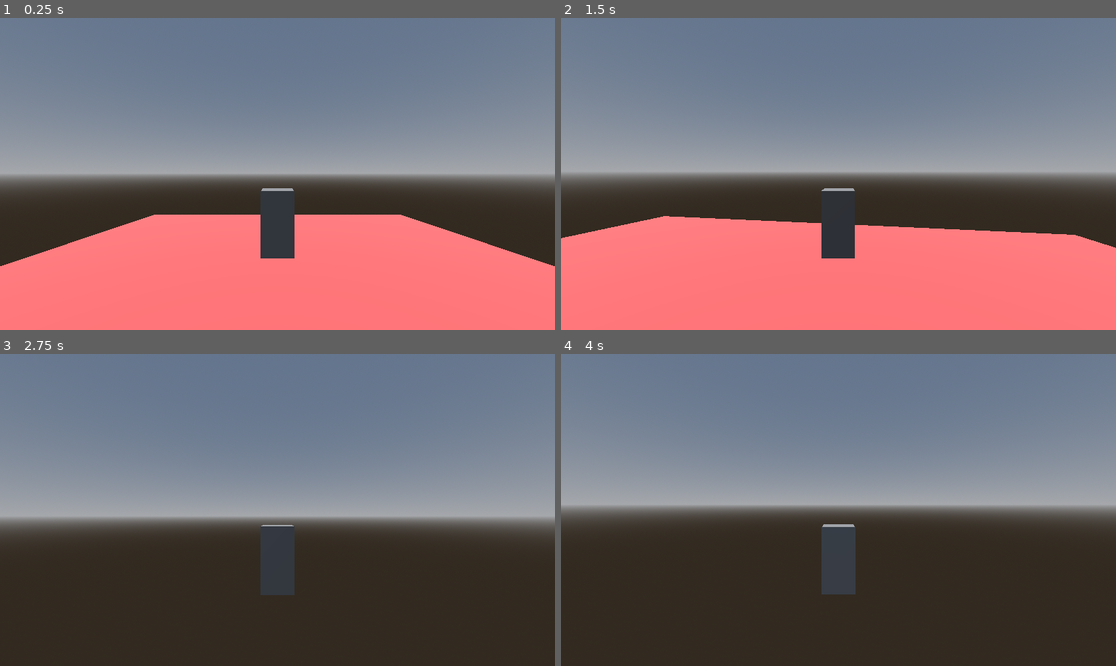
Above: before the commit, frames 1-4 (two rows, left to right).
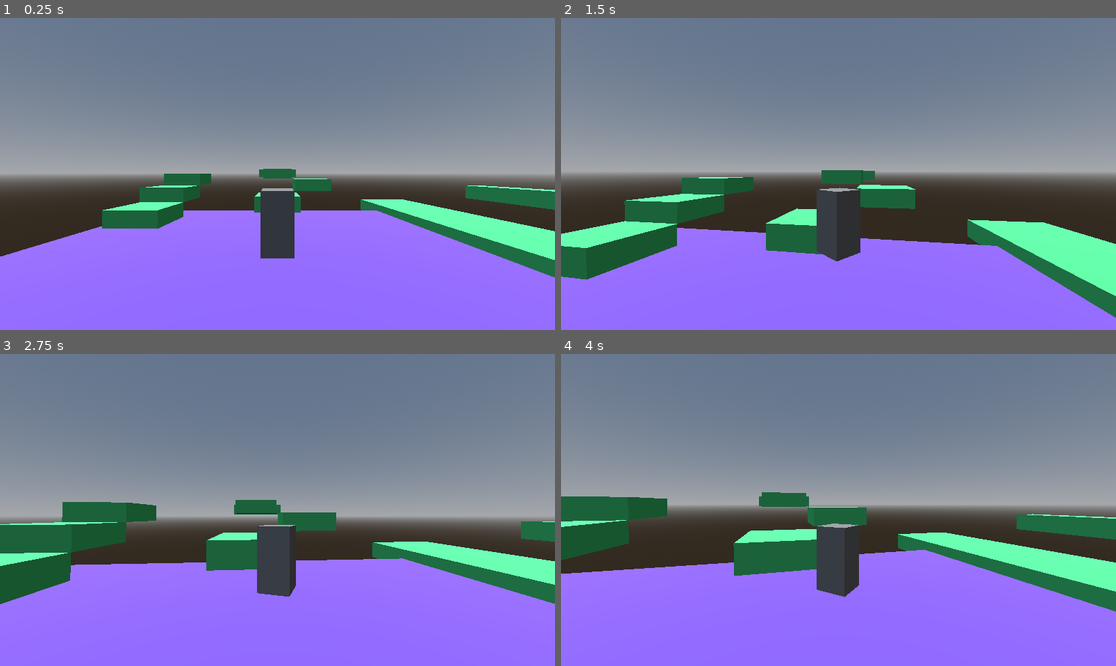
Above: after the commit, the same moments.

Repository: dukeiscoding/project-ash
Game: Godot game, scene res://scenes/levels/test_room.tscn
Same seed, same stepped clock (60 frames per second), same inputs: the game is played once before the commit and once after it. The project has no main scene, so this scene is started directly.
Inputs (mouse positions are in pixels of both pictures, inside the frame that each line leads up to):
- Up to frame 1 (0.25 s): no input
- Up to frame 2 (1.5 s): move the mouse to (866, 174) at 0.52 s; hold Space (jump) 0.53-1.28 s; hold W (move_forward) from 0.53 s (still down); tap Shift (dash, bound only after the commit) at 0.6 s; move the mouse to (810, 174) at 1.27 s; tap Space (jump) at 1.35 s
- Up to frame 3 (2.75 s): keep holding W (move_forward); tap Space (jump) at 1.52, 1.82 s; tap Shift (dash, bound only after the commit) at 1.55, 2.1 s; move the mouse to (288, 503) at 2.02 s; hold Space (jump) from 2.03 s (still down)
- Up to frame 4 (4 s): keep holding W (move_forward); move the mouse to (832, 516) at 2.77 s; release Space (jump) at 2.78 s; tap Shift (dash, bound only after the commit) at 2.85 s; tap Space (jump) at 3.02, 3.32 s; move the mouse to (877, 513) at 3.52 s; hold Space (jump) from 3.53 s (still down)

The runs differ from the first frame. In frame 1, 38% of the frame differs, in the area x 0-100%, y 48-100%; in frame 2, 37%; in frame 3, 40%; in frame 4, 41%, in the area x 0-100%, y 44-100%.

Commit message:
Test gym / dash

Diff:
--- a/project-ash/project.godot
+++ b/project-ash/project.godot
@@ -41,6 +41,11 @@
 "events": [Object(InputEventKey,"resource_local_to_scene":false,"resource_name":"","device":-1,"window_id":0,"alt_press …(191 unchanged characters)…
 ]
 }
+dash={
+"deadzone": 0.2,
+"events": [Object(InputEventKey,"resource_local_to_scene":false,"resource_name":"","device":-1,"window_id":0,"alt_pressed":false,"shift_pressed":false,"ctrl_pressed":false,"meta_pressed":false,"pressed":false,"keycode":0,"physical_keycode":4194325,"key_label":0,"unicode":0,"location":0,"echo":false,"script":null)
+]
+}
 
 [physics]
 
--- a/project-ash/scenes/levels/test_room.tscn
+++ b/project-ash/scenes/levels/test_room.tscn
@@ -11,13 +11,59 @@
 background_mode = 2
 sky = SubResource("Sky_yv0av")
 
-[sub_resource type="BoxShape3D" id="BoxShape3D_gyqsl"]
+[sub_resource type="BoxShape3D" id="BoxShape3D_yv0av"]
+size = Vector3(20, 1, 20)
 
-[sub_resource type="BoxMesh" id="BoxMesh_anjkr"]
+[sub_resource type="BoxMesh" id="BoxMesh_x68ck"]
+size = Vector3(20, 1, 20)
 
-[sub_resource type="StandardMaterial3D" id="StandardMaterial3D_yv0av"]
-albedo_color = Color(1, 0.39999998, 0.39999998, 1)
-grow_amount = -1.805
+[sub_resource type="StandardMaterial3D" id="StandardMaterial3D_gyqsl"]
+albedo_color = Color(0.52, 0.36, 1, 1)
+
+[sub_resource type="BoxShape3D" id="BoxShape3D_anjkr"]
+size = Vector3(3, 1, 3)
+
+[sub_resource type="BoxMesh" id="BoxMesh_knmjg"]
+size = Vector3(3, 1, 3)
+
+[sub_resource type="StandardMaterial3D" id="StandardMaterial3D_asmw1"]
+albedo_color = Color(0.32999998, 1, 0.5645001, 1)
+
+[sub_resource type="BoxShape3D" id="BoxShape3D_x68ck"]
+size = Vector3(1.5, 1, 10)
+
+[sub_resource type="BoxMesh" id="BoxMesh_gyqsl"]
+size = Vector3(1.5, 1, 10)
+
+[sub_resource type="BoxShape3D" id="BoxShape3D_knmjg"]
+size = Vector3(4, 1, 16)
+
+[sub_resource type="BoxMesh" id="BoxMesh_asmw1"]
+size = Vector3(4, 1, 16)
+
+[sub_resource type="BoxShape3D" id="BoxShape3D_sa601"]
+size = Vector3(3, 1, 3)
+
+[sub_resource type="BoxMesh" id="BoxMesh_ff50h"]
+size = Vector3(3, 1, 3)
+
+[sub_resource type="BoxShape3D" id="BoxShape3D_s3biy"]
+size = Vector3(3, 1, 3)
+
+[sub_resource type="BoxMesh" id="BoxMesh_op2op"]
+size = Vector3(3, 1, 3)
+
+[sub_resource type="BoxShape3D" id="BoxShape3D_x4gfd"]
+size = Vector3(3, 1, 3)
+
+[sub_resource type="BoxMesh" id="BoxMesh_ronwj"]
+size = Vector3(3, 1, 3)
+
+[sub_resource type="BoxShape3D" id="BoxShape3D_o8emw"]
+size = Vector3(5, 1, 5)
+
+[sub_resource type="BoxMesh" id="BoxMesh_fma50"]
+size = Vector3(5, 1, 5)
 
 [node name="TestRoom" type="Node3D" unique_id=1070832589]
 
@@ -27,16 +73,106 @@
 [node name="WorldEnvironment" type="WorldEnvironment" parent="." unique_id=814587325]
 environment = SubResource("Environment_x68ck")
 
-[node name="Floor" type="StaticBody3D" parent="." unique_id=1514799489]
+[node name="GymGeometry" type="Node3D" parent="." unique_id=822515419]
 
-[node name="CollisionShape3D" type="CollisionShape3D" parent="Floor" unique_id=509983903]
-transform = Transform3D(20, 0, 0, 0, 1, 0, 0, 0, 20, 0, 0, 0)
-shape = SubResource("BoxShape3D_gyqsl")
+[node name="Floor" type="StaticBody3D" parent="GymGeometry" unique_id=89441406]
 
-[node name="MeshInstance3D" type="MeshInstance3D" parent="Floor" unique_id=955342666]
-transform = Transform3D(20, 0, 0, 0, 1, 0, 0, 0, 20, 0, 0, 0)
-mesh = SubResource("BoxMesh_anjkr")
-surface_material_override/0 = SubResource("StandardMaterial3D_yv0av")
+[node name="CollisionShape3D" type="CollisionShape3D" parent="GymGeometry/Floor" unique_id=776599165]
+shape = SubResource("BoxShape3D_yv0av")
+
+[node name="MeshInstance3D" type="MeshInstance3D" parent="GymGeometry/Floor" unique_id=622915478]
+mesh = SubResource("BoxMesh_x68ck")
+surface_material_override/0 = SubResource("StandardMaterial3D_gyqsl")
+
+[node name="Platform_01" type="StaticBody3D" parent="GymGeometry" unique_id=1251387210]
+transform = Transform3D(1, 0, 0, 0, 1, 0, 0, 0, 1, 0, 1.5, -8)
+
+[node name="CollisionShape3D" type="CollisionShape3D" parent="GymGeometry/Platform_01" unique_id=1928405902]
+shape = SubResource("BoxShape3D_anjkr")
+
+[node name="MeshInstance3D" type="MeshInstance3D" parent="GymGeometry/Platform_01" unique_id=1676983941]
+mesh = SubResource("BoxMesh_knmjg")
+surface_material_override/0 = SubResource("StandardMaterial3D_asmw1")
+
+[node name="Walkway_01" type="StaticBody3D" parent="GymGeometry" unique_id=836824845]
+transform = Transform3D(1, 0, 0, 0, 1, 0, 0, 0, 1, 16, 2, -5)
+
+[node name="CollisionShape3D" type="CollisionShape3D" parent="GymGeometry/Walkway_01" unique_id=1531507693]
+shape = SubResource("BoxShape3D_x68ck")
+
+[node name="MeshInstance3D" type="MeshInstance3D" parent="GymGeometry/Walkway_01" unique_id=2136879257]
+mesh = SubResource("BoxMesh_gyqsl")
+surface_material_override/0 = SubResource("StandardMaterial3D_asmw1")
+
+[node name="Runway_01" type="StaticBody3D" parent="GymGeometry" unique_id=1820446500]
+transform = Transform3D(1, 0, 0, 0, 1, 0, 0, 0, 1, 10, 0.5, -5)
+
+[node name="CollisionShape3D" type="CollisionShape3D" parent="GymGeometry/Runway_01" unique_id=127448524]
+shape = SubResource("BoxShape3D_knmjg")
+
+[node name="MeshInstance3D" type="MeshInstance3D" parent="GymGeometry/Runway_01" unique_id=1005399926]
+mesh = SubResource("BoxMesh_asmw1")
+surface_material_override/0 = SubResource("StandardMaterial3D_asmw1")
+
+[node name="Stair_01" type="StaticBody3D" parent="GymGeometry" unique_id=2048204099]
+transform = Transform3D(1, 0, 0, 0, 1, 0, 0, 0, 1, -8, 1, -6)
+
+[node name="CollisionShape3D" type="CollisionShape3D" parent="GymGeometry/Stair_01" unique_id=1475132570]
+shape = SubResource("BoxShape3D_sa601")
+
+[node name="MeshInstance3D" type="MeshInstance3D" parent="GymGeometry/Stair_01" unique_id=1386588337]
+mesh = SubResource("BoxMesh_ff50h")
+surface_material_override/0 = SubResource("StandardMaterial3D_asmw1")
+
+[node name="Stair_02" type="StaticBody3D" parent="GymGeometry" unique_id=30500613]
+transform = Transform3D(1, 0, 0, 0, 1, 0, 0, 0, 1, -8, 2, -9)
+
+[node name="CollisionShape3D" type="CollisionShape3D" parent="GymGeometry/Stair_02" unique_id=693863299]
+shape = SubResource("BoxShape3D_s3biy")
+
+[node name="MeshInstance3D" type="MeshInstance3D" parent="GymGeometry/Stair_02" unique_id=1985242885]
+mesh = SubResource("BoxMesh_op2op")
+surface_material_override/0 = SubResource("StandardMaterial3D_asmw1")
+
+[node name="Stair_03" type="StaticBody3D" parent="GymGeometry" unique_id=879872333]
+transform = Transform3D(1, 0, 0, 0, 1, 0, 0, 0, 1, -8, 3, -12)
+
+[node name="CollisionShape3D" type="CollisionShape3D" parent="GymGeometry/Stair_03" unique_id=55627085]
+shape = SubResource("BoxShape3D_x4gfd")
+
+[node name="MeshInstance3D" type="MeshInstance3D" parent="GymGeometry/Stair_03" unique_id=678292388]
+mesh = SubResource("BoxMesh_ronwj")
+surface_material_override/0 = SubResource("StandardMaterial3D_asmw1")
+
+[node name="GapLanding_01" type="StaticBody3D" parent="GymGeometry" unique_id=977792692]
+transform = Transform3D(1, 0, 0, 0, 1, 0, 0, 0, 1, 0, 3.5, -24)
+
+[node name="CollisionShape3D" type="CollisionShape3D" parent="GymGeometry/GapLanding_01" unique_id=2082800579]
+shape = SubResource("BoxShape3D_o8emw")
+
+[node name="MeshInstance3D" type="MeshInstance3D" parent="GymGeometry/GapLanding_01" unique_id=104683646]
+mesh = SubResource("BoxMesh_fma50")
+surface_material_override/0 = SubResource("StandardMaterial3D_asmw1")
+
+[node name="Platform_02" type="StaticBody3D" parent="GymGeometry" unique_id=603971275]
+transform = Transform3D(1, 0, 0, 0, 1, 0, 0, 0, 1, 3, 2.5, -12)
+
+[node name="CollisionShape3D" type="CollisionShape3D" parent="GymGeometry/Platform_02" unique_id=385912120]
+shape = SubResource("BoxShape3D_anjkr")
+
+[node name="MeshInstance3D" type="MeshInstance3D" parent="GymGeometry/Platform_02" unique_id=1881300549]
+mesh = SubResource("BoxMesh_knmjg")
+surface_material_override/0 = SubResource("StandardMaterial3D_asmw1")
+
+[node name="Platform_03" type="StaticBody3D" parent="GymGeometry" unique_id=1166013167]
+transform = Transform3D(1, 0, 0, 0, 1, 0, 0, 0, 1, 0, 3.5, -16)
+
+[node name="CollisionShape3D" type="CollisionShape3D" parent="GymGeometry/Platform_03" unique_id=654449747]
+shape = SubResource("BoxShape3D_anjkr")
+
+[node name="MeshInstance3D" type="MeshInstance3D" parent="GymGeometry/Platform_03" unique_id=147438477]
+mesh = SubResource("BoxMesh_knmjg")
+surface_material_override/0 = SubResource("StandardMaterial3D_asmw1")
 
 [node name="Ash" parent="." unique_id=2140954512 instance=ExtResource("1_yv0av")]
 transform = Transform3D(1, 0, 0, 0, 1, 0, 0, 0, 1, 0, 3, 0)
--- a/project-ash/scenes/player/ash.tscn
+++ b/project-ash/scenes/player/ash.tscn
@@ -8,6 +8,7 @@
 
 [node name="Ash" type="CharacterBody3D" unique_id=2140954512]
 script = ExtResource("1_dbnym")
+fall_gravity_multiplier = 1.6
 
 [node name="CollisionShape3D" type="CollisionShape3D" parent="." unique_id=1100450711]
 shape = SubResource("CapsuleShape3D_dbnym")
--- a/project-ash/scenes/player/ash_controller.gd
+++ b/project-ash/scenes/player/ash_controller.gd
@@ -5,15 +5,32 @@
 @export var air_acceleration: float = 6.0
 @export var jump_velocity: float = 8.0
 @export var gravity: float = 20.0
+@export var fall_gravity_multiplier: float = 1.8
+@export var low_jump_gravity_multiplier: float = 2.4
 @export var rotation_speed: float = 12.0
 
 @export var mouse_sensitivity: float = 0.003
 @export var min_pitch: float = deg_to_rad(-60.0)
 @export var max_pitch: float = deg_to_rad(35.0)
 
+@export var coyote_time: float = 0.12
+@export var jump_buffer_time: float = 0.12
+
+@export var dash_speed: float = 22.0
+@export var dash_duration: float = 0.15
+@export var dash_cooldown: float = 0.35
+
 @onready var visual_root: Node3D = $VisualRoot
 @onready var camera_yaw: Node3D = $CameraYaw
 @onready var camera_pitch: Node3D = $CameraYaw/CameraPitch
+
+var coyote_timer: float = 0.0
+var jump_buffer_timer: float = 0.0
+
+var is_dashing := false
+var dash_timer := 0.0
+var dash_cooldown_timer := 0.0
+var dash_direction := Vector3.ZERO
 
 func _ready() -> void:
 	Input.set_mouse_mode(Input.MOUSE_MODE_CAPTURED)
@@ -28,12 +45,51 @@
 		Input.set_mouse_mode(Input.MOUSE_MODE_VISIBLE)
 
 func _physics_process(delta: float) -> void:
-	if not is_on_floor():
-		velocity.y -= gravity * delta
+	_update_timers(delta)
 
-	if Input.is_action_just_pressed("jump") and is_on_floor():
+	if is_dashing:
+		_handle_dash(delta)
+	else:
+		_handle_jump_input()
+		_apply_gravity(delta)
+		_handle_horizontal_movement(delta)
+		_try_start_dash()
+
+	_handle_visual_rotation(delta)
+	move_and_slide()
+
+func _update_timers(delta: float) -> void:
+	if is_on_floor():
+		coyote_timer = coyote_time
+	else:
+		coyote_timer = max(coyote_timer - delta, 0.0)
+
+	jump_buffer_timer = max(jump_buffer_timer - delta, 0.0)
+	dash_cooldown_timer = max(dash_cooldown_timer - delta, 0.0)
+
+func _handle_jump_input() -> void:
+	if Input.is_action_just_pressed("jump"):
+		jump_buffer_timer = jump_buffer_time
+
+	if jump_buffer_timer > 0.0 and coyote_timer > 0.0:
 		velocity.y = jump_velocity
+		jump_buffer_timer = 0.0
+		coyote_timer = 0.0
 
+func _apply_gravity(delta: float) -> void:
+	if is_on_floor():
+		return
+
+	var gravity_to_apply := gravity
+
+	if velocity.y < 0.0:
+		gravity_to_apply *= fall_gravity_multiplier
+	elif velocity.y > 0.0 and not Input.is_action_pressed("jump"):
+		gravity_to_apply *= low_jump_gravity_multiplier
+
+	velocity.y -= gravity_to_apply * delta
+
+func _handle_horizontal_movement(delta: float) -> void:
 	var input_dir: Vector2 = Input.get_vector("move_left", "move_right", "move_forward", "move_back")
 	var move_dir := Vector3.ZERO
 
@@ -42,25 +98,66 @@
 		var forward := -basis.z
 		var right := basis.x
 
-		forward.y = 0.0
-		right.y = 0.0
+		forward.y = 0
+		right.y = 0
 
 		forward = forward.normalized()
 		right = right.normalized()
 
 		move_dir = (right * input_dir.x - forward * input_dir.y).normalized()
 
-	var target_speed := move_speed
-	var target_velocity_x := move_dir.x * target_speed
-	var target_velocity_z := move_dir.z * target_speed
-
+	var target_velocity_x := move_dir.x * move_speed
+	var target_velocity_z := move_dir.z * move_speed
 	var current_accel := acceleration if is_on_floor() else air_acceleration
 
 	velocity.x = move_toward(velocity.x, target_velocity_x, current_accel * delta * move_speed)
 	velocity.z = move_toward(velocity.z, target_velocity_z, current_accel * delta * move_speed)
 
-	if move_dir != Vector3.ZERO:
-		var target_rotation := atan2(move_dir.x, move_dir.z)
-		visual_root.rotation.y = lerp_angle(visual_root.rotation.y, target_rotation, rotation_speed * delta)
+func _try_start_dash() -> void:
+	if not Input.is_action_just_pressed("dash"):
+		return
 
-	move_and_slide()
+	if dash_cooldown_timer > 0.0:
+		return
+
+	var input_dir: Vector2 = Input.get_vector("move_left", "move_right", "move_forward", "move_back")
+	var basis := camera_yaw.global_transform.basis
+	var forward := -basis.z
+	var right := basis.x
+
+	forward.y = 0
+	right.y = 0
+
+	forward = forward.normalized()
+	right = right.normalized()
+
+	if input_dir != Vector2.ZERO:
+		dash_direction = (right * input_dir.x - forward * input_dir.y).normalized()
+	else:
+		dash_direction = forward.normalized()
+
+	is_dashing = true
+	dash_timer = dash_duration
+	dash_cooldown_timer = dash_cooldown
+
+func _handle_dash(delta: float) -> void:
+	dash_timer -= delta
+
+	velocity.x = dash_direction.x * dash_speed
+	velocity.z = dash_direction.z * dash_speed
+	velocity.y = 0.0
+
+	if dash_timer <= 0.0:
+		is_dashing = false
+
+func _handle_visual_rotation(delta: float) -> void:
+	var horizontal_velocity := Vector3(velocity.x, 0.0, velocity.z)
+
+	if horizontal_velocity.length() > 0.05:
+		var facing_dir := horizontal_velocity.normalized()
+		var target_rotation := atan2(facing_dir.x, facing_dir.z)
+		visual_root.rotation.y = lerp_angle(
+			visual_root.rotation.y,
+			target_rotation,
+			rotation_speed * delta
+		)
